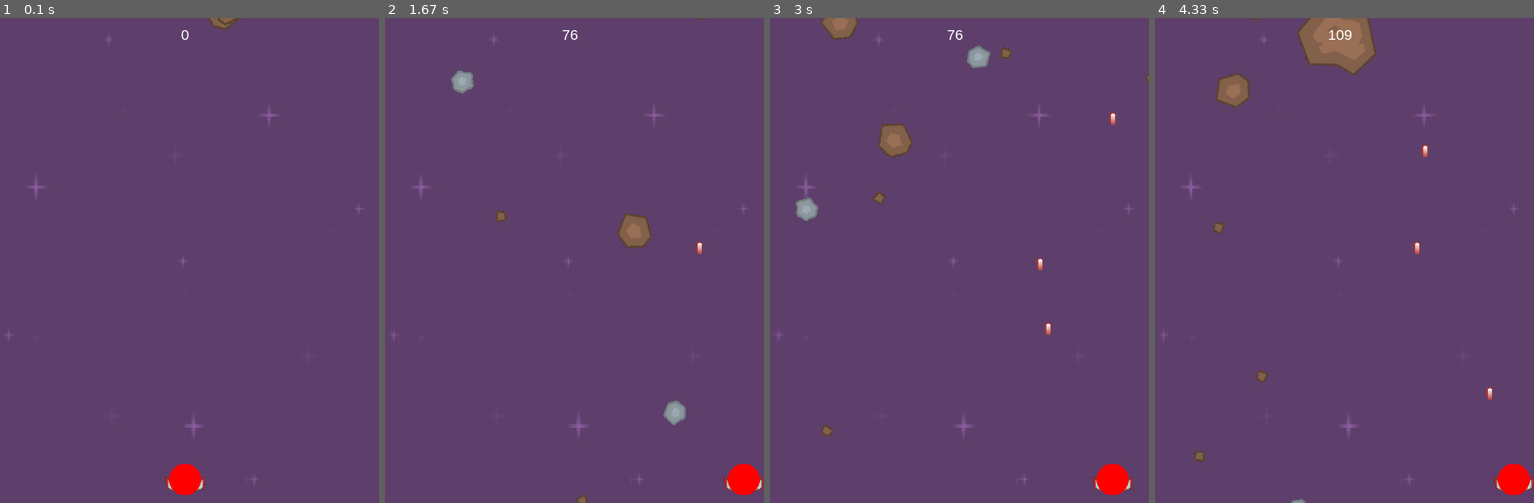
Above: before the commit, frames 1-4 (left to right).
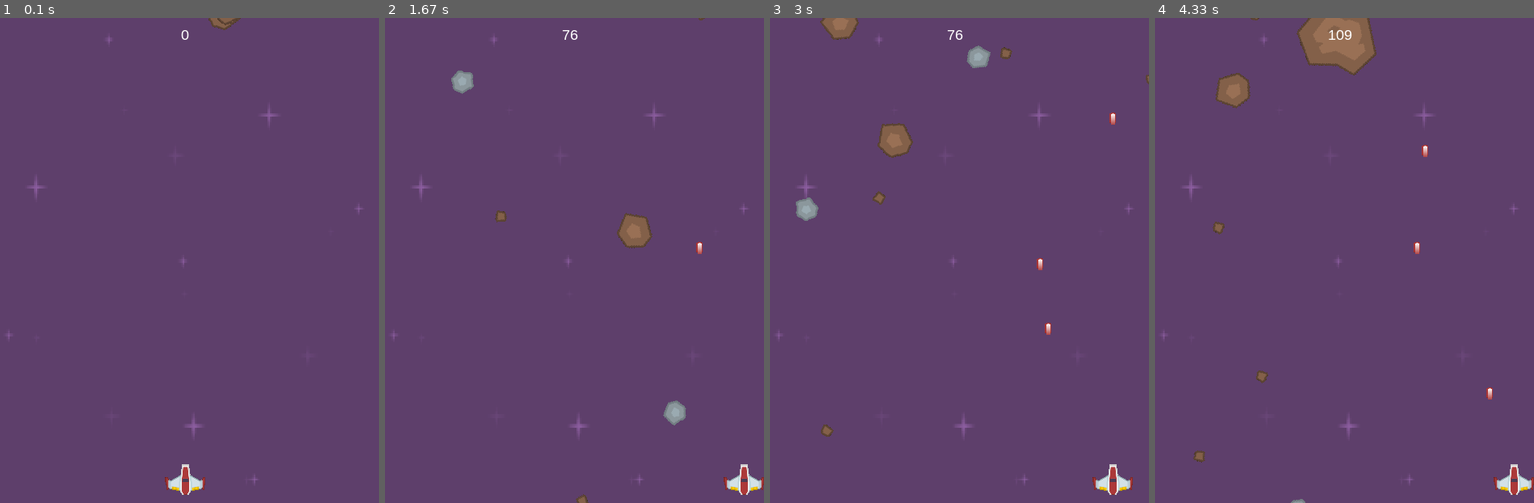
Above: after the commit, the same moments.

Repository: LucioTrucco/Seminario-Lenguajes
Game: pygame game, started from Pygame 2/Shoot.py
The game is run twice, just before and just after one commit, with the same random seed, the same clock (stepped at 60 frames per second) and the same inputs.
Inputs:
- Up to frame 1 (0.1 s): no input
- Up to frame 2 (1.67 s): tap Space at 0.33, 0.73, 1.03, 1.23, 1.53 s; hold Right 0.67-1.13 s; hold Right 1.17-1.63 s
- Up to frame 3 (3 s): hold Left 2.23-2.63 s; tap Space at 2.3, 2.6, 2.73 s; hold Right from 2.67 s (still down)
- Up to frame 4 (4.33 s): tap Space at 3.03, 3.4, 3.7, 3.9, 4.2 s; release Right at 3.3 s; hold Left 3.33-3.8 s; hold Right 3.83-4.3 s

The runs differ from the first frame. In frame 1, 0.4% of the frame differs, in the area x 44-54%, y 92-99%; in frame 2, 0.4%; in frame 3, 0.4%; in frame 4, 0.4%.

Commit message:
Agregar sonidos

Diff:
--- a/Pygame 2/Shoot.py
+++ b/Pygame 2/Shoot.py
@@ -3,6 +3,7 @@
 from os import path
 
 img_dir = path.join(path.dirname(__file__), 'img')
+snd_dir = path.join(path.dirname(__file__), 'Sound')
 
 WIDTH = 480
 HEIGHT = 600
@@ -40,7 +41,7 @@
                 self.image.set_colorkey(BLACK)
                 self.rect = self.image.get_rect()
                 self.radius = 20
-                pygame.draw.circle(self.image,RED,self.rect.center, self.radius)
+                #pygame.draw.circle(self.image,RED,self.rect.center, self.radius)
                 self.rect.centerx = WIDTH / 2
                 self.rect.bottom = HEIGHT - 10
                 self.speedx = 0
@@ -62,6 +63,7 @@
                 bullet = Bullet(self.rect.centerx, self.rect.top)
                 all_sprites.add(bullet)
                 bullets.add(bullet)
+                shoot_sound.play()
 
 class Mob (pygame.sprite.Sprite):
         def __init__(self):
@@ -71,7 +73,6 @@
                 self.image = self.image_orig.copy()
                 self.rect = self.image.get_rect()
                 self.radius = int (self.rect.width *0.4)
-                pygame.draw.circle(self.image,RED,self.rect.center, self.radius)
                 self.rect.x = random.randrange (WIDTH - self.rect.width)
                 self.rect.y = random.randrange (-150, -100)
                 self.speedy = random.randrange (1,8)
@@ -117,7 +118,7 @@
                 if self.rect.bottom<0:
                         self.kill()
 
-#load all game graphics
+# Cargo los graficos del juego
 background = pygame.image.load(path.join(img_dir,"purple.png")).convert()
 background = pygame.transform.scale(background, (WIDTH, HEIGHT))
 background_rect = background.get_rect()
@@ -128,8 +129,11 @@
 for img in meteor_list:
         meteor_images.append(pygame.image.load(path.join(img_dir,img)).convert())
 
-
-
+# Cargo los sonidos del juego
+shoot_sound = pygame.mixer.Sound(path.join(snd_dir, 'Disparo_copado.wav'))
+explosion_sound = pygame.mixer.Sound(path.join(snd_dir, 'Explosion_copada.wav'))
+pygame.mixer.music.load (path.join(snd_dir,'Musica.mp3'))
+pygame.mixer.music.set_volume(0.4)
 
 
 
@@ -144,6 +148,8 @@
         all_sprites.add(m)
         mobs.add(m)
 score = 0
+
+pygame.mixer.music.play(-1)
 
 # Game loop
 running = True
@@ -164,6 +170,7 @@
     hits = pygame.sprite.groupcollide(mobs,bullets, True, True)
     for hit in hits:
         score += 50 - hit.radius
+        explosion_sound.play()
         m = Mob()
         all_sprites.add(m)
         mobs.add(m)
Not shown, added: Pygame 2/Sound/Disparo_copado.wav
Not shown, added: Pygame 2/Sound/Explosion_copada.wav
Not shown, added: Pygame 2/Sound/Musica.mp3
